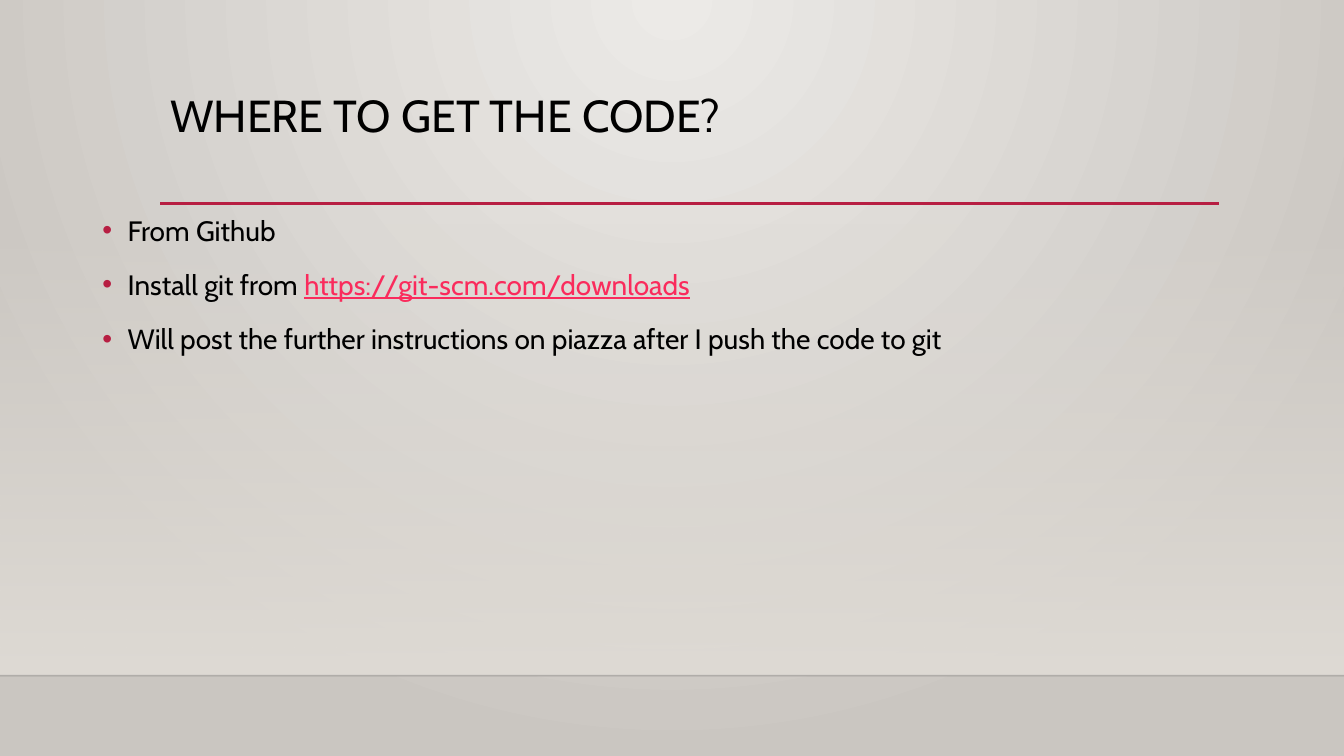
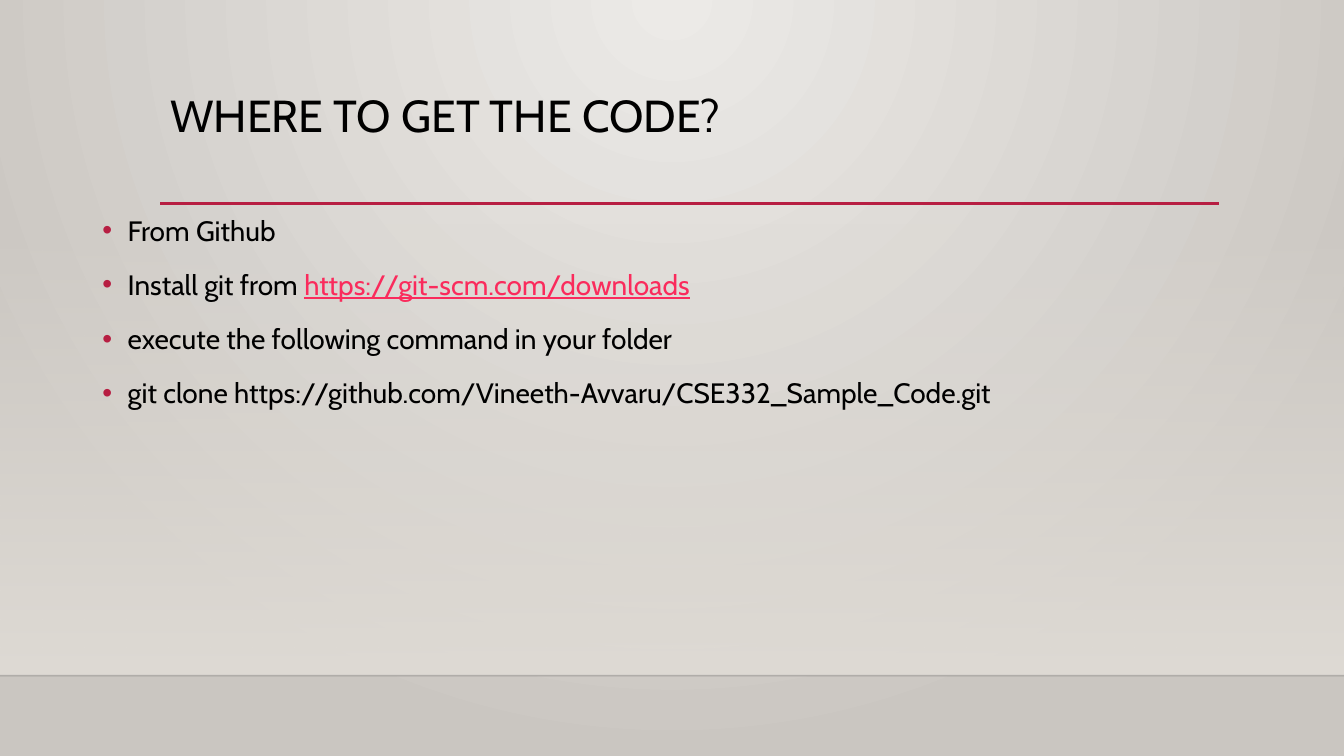
Before and after one commit to Vineeth-Avvaru/CSE332_Sample_Code, a slide deck: slide 3 of D3 Live Session.pptx. Drawn at 1344x756 pixels with LibreOffice and Linux fonts; fonts in the diff are those of the drawing; background and template pictures are left out. Boxes give left, top, right and bottom in pixels: in the first picture for what was removed or moved away, otherwise in the second. Text is boxed around its words. In the diff, an @@ line names an element or a change of style, - is before the commit and + after.

Commit message:
PPT Updated

```diff
--- a/D3 Live Session.pptx
+++ b/D3 Live Session.pptx
@@ text at <box>128,328,990,410</box>: text changed @@
-• Will post the further instructions on piazza after I push the code to git
+• execute the following command in your folder
+• git clone https://github.com/Vineeth-Avvaru/CSE332_Sample_Code.git
```
Also in this commit, not shown: 1 slide added.
